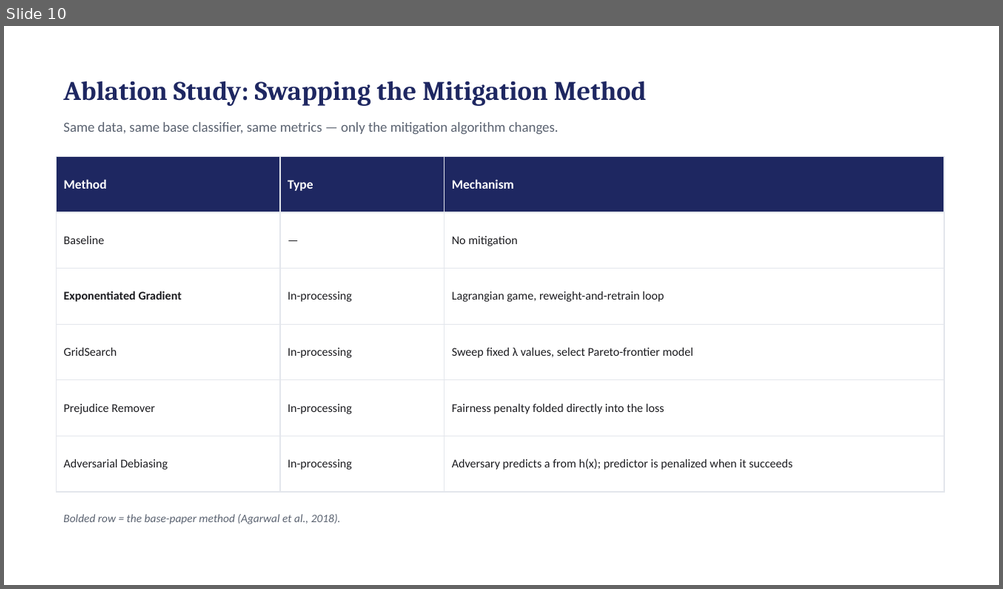
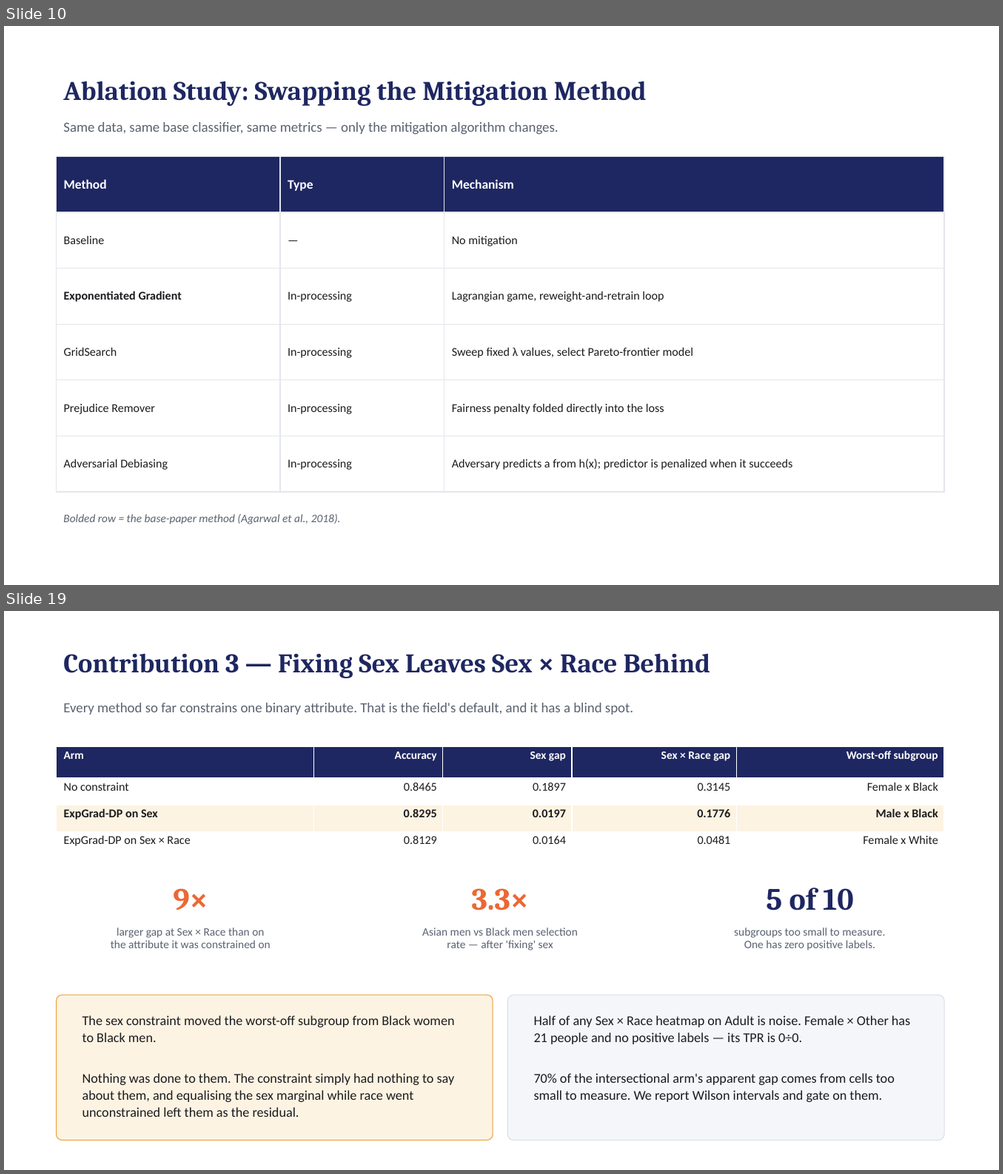
Before and after one commit to Dheirav/who-pays-for-fairness, a slide deck: bias_mitigation_plan.pptx. Shown one above the other, each under a label of ours: slide 10 before the commit, slides 10 and 19 after it; the slides between them are not shown. The pictures are 1003x589 and 1003x1174 pixels, drawn with LibreOffice and Linux fonts; fonts in the diff are those of the drawing. Boxes give left, top, right and bottom in pixels: in the first picture for what was removed or moved away, otherwise in the second. Text is boxed around its words. In the diff, an @@ line names an element or a change of style, - is before the commit and + after.

```diff
--- a/bias_mitigation_plan.pptx
+++ b/bias_mitigation_plan.pptx
@@ slide 19 added at box(4, 611, 999, 1170), background #FFFFFF @@
@@ text added at box(63, 653, 711, 678), 26 pt, text #1E2761, bold @@
+Contribution 3 — Fixing Sex Leaves Sex × Race Behind
@@ text added at box(63, 703, 633, 715), 13.5 pt, text #5A6270 @@
+Every method so far constrains one binary attribute. That is the field's default, and it has a blind spot.
@@ table added at box(57, 747, 944, 859), 4 rows, 5 columns @@
+Arm | Accuracy | Sex gap | Sex × Race gap | Worst-off subgroup
+No constraint | 0.8465 | 0.1897 | 0.3145 | Female x Black
+ExpGrad-DP on Sex | 0.8295 | 0.0197 | 0.1776 | Male x Black
+ExpGrad-DP on Sex × Race | 0.8129 | 0.0164 | 0.0481 | Female x White
@@ text added at box(173, 889, 208, 911), 30 pt, text #EB6834, bold @@
+9×
@@ text added at box(472, 889, 529, 911), 30 pt, text #EB6834, bold @@
+3.3×
@@ text added at box(765, 888, 854, 911), 30 pt, text #1E2761, bold @@
+5 of 10
@@ text added at box(111, 928, 270, 948), 11 pt, text #5A6270 @@
+larger gap at Sex × Race than on
+the attribute it was constrained on
@@ text added at box(422, 928, 578, 951), 11 pt, text #5A6270 @@
+Asian men vs Black men selection
+rate — after 'fixing' sex
@@ text added at box(734, 928, 885, 951), 11 pt, text #5A6270 @@
+subgroups too small to measure.
+One has zero positive labels.
@@ rounded rectangle added at box(57, 995, 492, 1141), fill #FDF3E2, outline #E8A33D 0.75 pt @@
@@ rounded rectangle added at box(508, 995, 944, 1141), fill #F4F6FA, outline #D8DDE8 0.75 pt @@
@@ text added at box(82, 1016, 455, 1117), 13 pt, text #1B1B1F @@
+The sex constraint moved the worst-off subgroup from Black women to Black men.
+Nothing was done to them. The constraint simply had nothing to say about them, and equalising the sex marginal while race went unconstrained left them as the residual.
@@ text added at box(534, 1016, 910, 1102), 13 pt, text #1B1B1F @@
+Half of any Sex × Race heatmap on Adult is noise. Female × Other has 21 people and no positive labels — its TPR is 0÷0.
+70% of the intersectional arm's apparent gap comes from cells too small to measure. We report Wilson intervals and gate on them.
```
Also in this commit, not shown: 4 slides changed, 7 other slides added, 26 other files.
